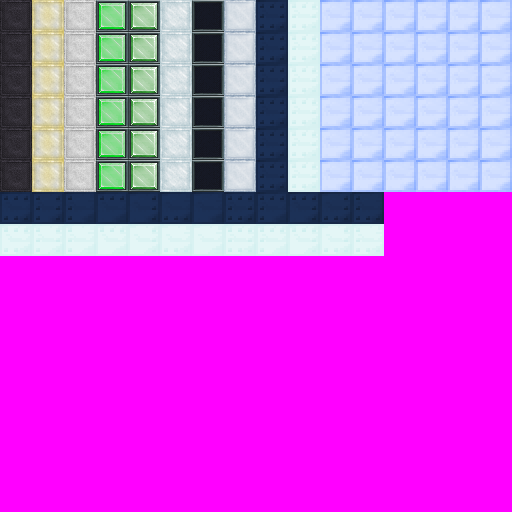
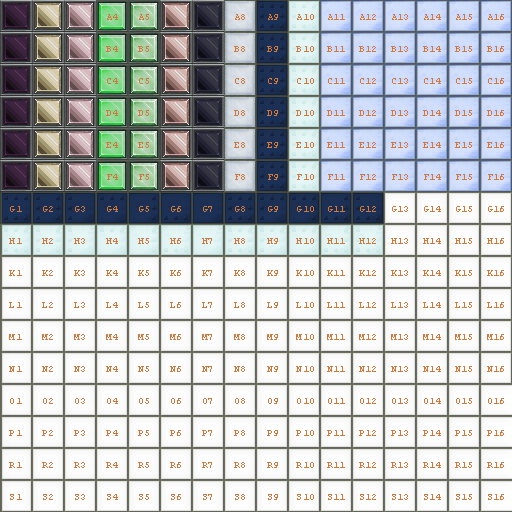
Layer changes from the first 512×512 image to the second:
added layer "Layer 12" above "Layer 11" over [0, 0, 224, 192]
added layer "Layer 11" above "Layer 10" over [64, 0, 96, 192]
added layer "Layer 10" above "Layer 4" over [32, 0, 64, 192]
painted on "Layer 4" over [0, 0, 224, 192]
removed layer "Layer 6" over [192, 32, 224, 192]
removed layer "Layer 5" over [192, 0, 224, 31]
removed layer "Layer 1 copy 2" over [192, 0, 224, 32]
added layer "Layer 7" above "Layer 0" over [0, 0, 512, 512]
painted on "Layer 0" over [0, 192, 512, 512]
hid "Layer 2" over [0, 0, 512, 512]
